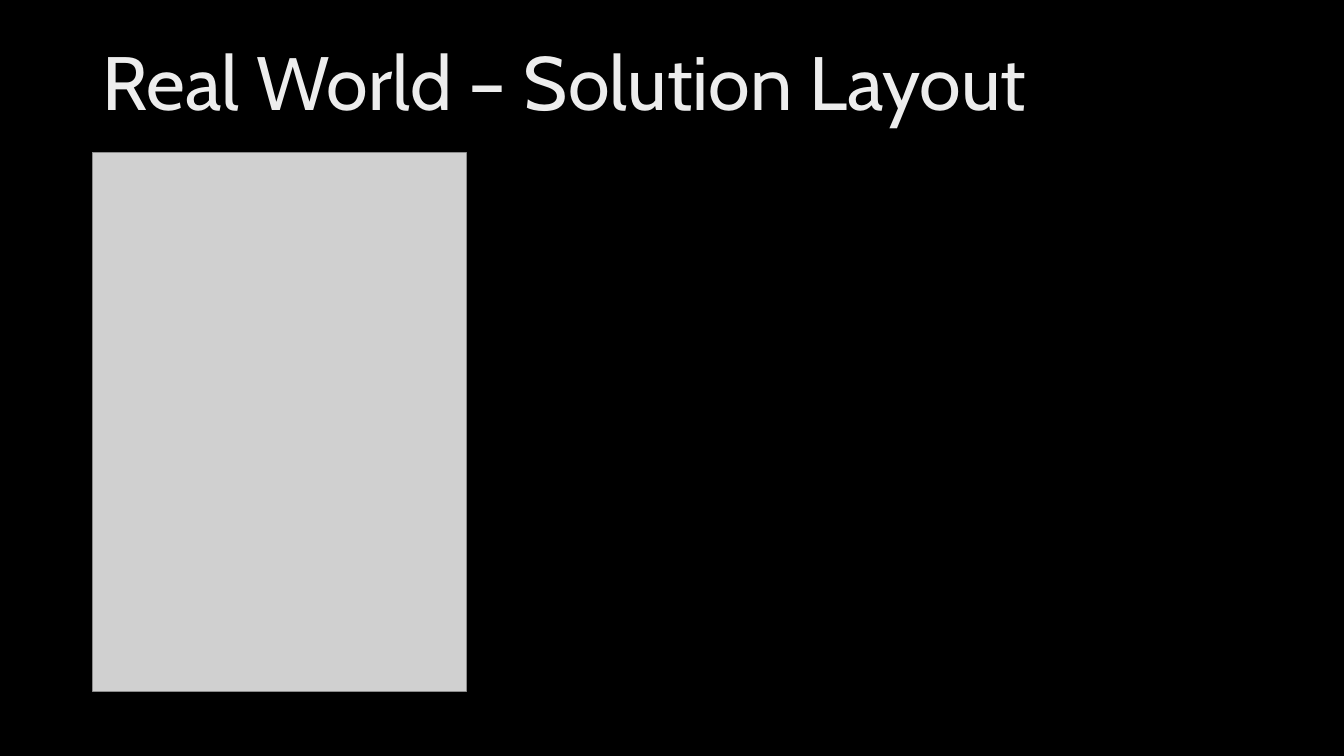
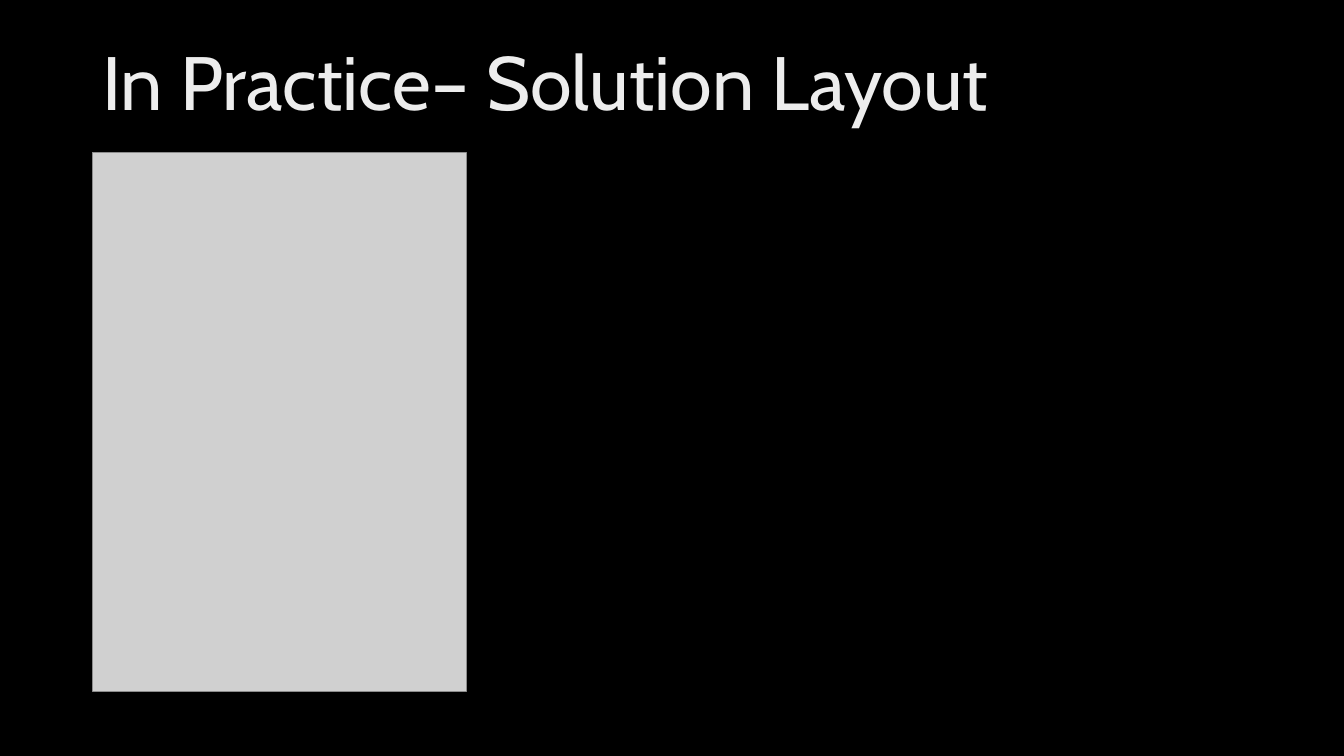
Before and after one commit to ryanlangton/angularjs-mvc, a slide deck: slide 32 of AngularJSdotNet.pptx (slide 28 before the commit). Drawn at 1344x756 pixels with LibreOffice and Linux fonts; fonts in the diff are those of the drawing; grey boxes stand for pictures; background and template pictures are left out. Boxes give left, top, right and bottom in pixels: in the first picture for what was removed or moved away, otherwise in the second. Text is boxed around its words. In the diff, an @@ line names an element or a change of style, - is before the commit and + after.

```diff
--- a/AngularJSdotNet.pptx
+++ b/AngularJSdotNet.pptx
@@ text at (102,53,989,127): text changed @@
-Real World – Solution Layout
+In Practice– Solution Layout
```
Also in this commit, not shown: 16 other slides changed, 9 slides added, 5 slides removed, 26 other files.
